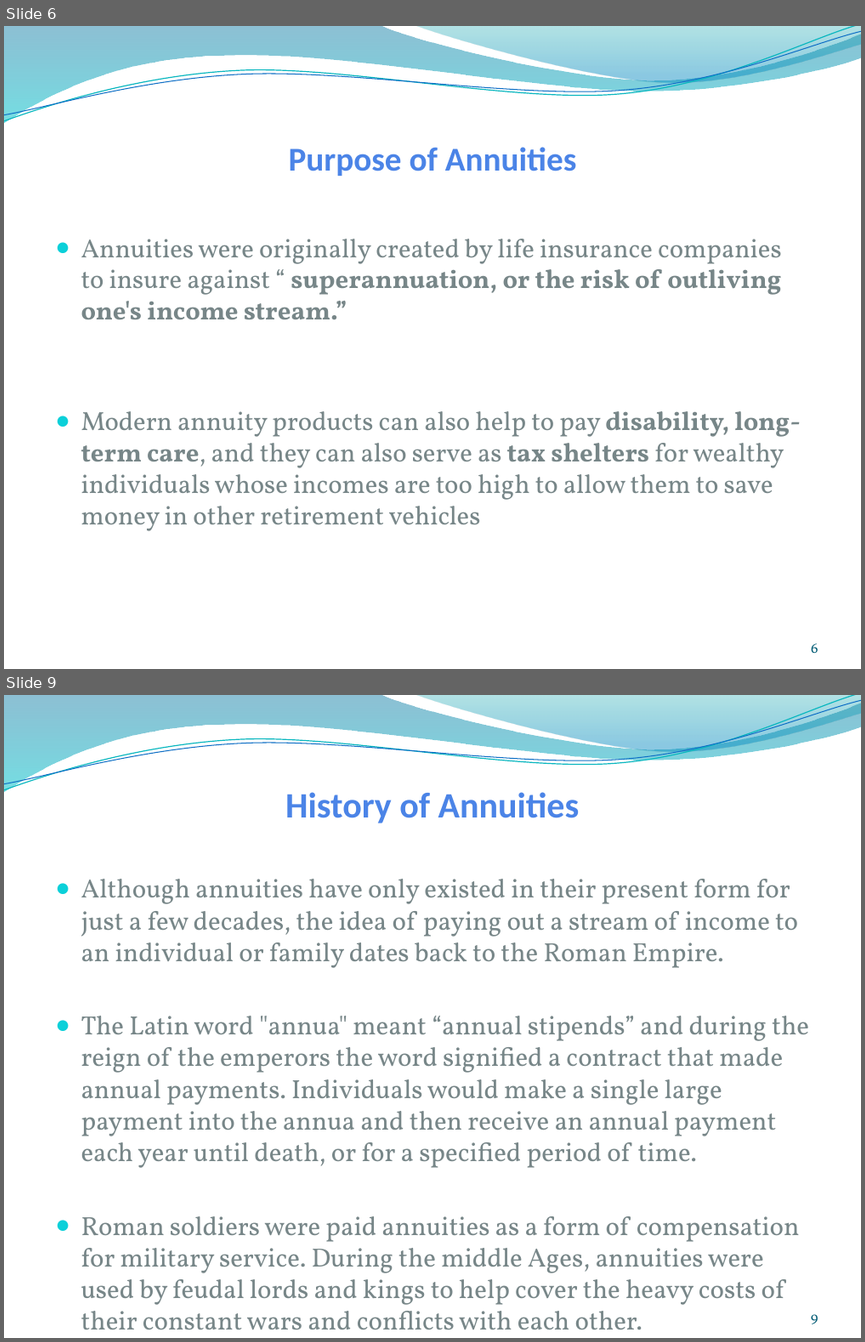
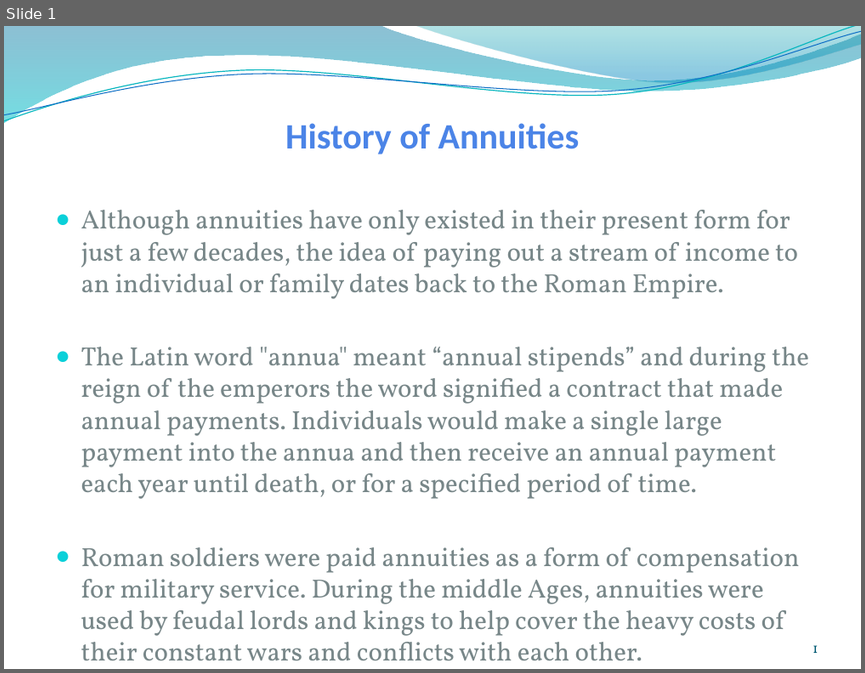
Before and after one commit to chandankrprasad/test, a slide deck: Annuities Sessions/Annuities - Session I.pptx. Shown one above the other, each under a label of ours: slides 6 and 9 before the commit, slide 1 after it; the slides between them are not shown. The pictures are 865x1342 and 865x673 pixels, drawn with LibreOffice and Linux fonts; fonts in the diff are those of the drawing; background and template pictures are left out. Boxes give left, top, right and bottom in pixels: in the first picture for what was removed or moved away, otherwise in the second. Text is boxed around its words. In the diff, an @@ line names an element or a change of style, - is before the commit and + after.

```diff
--- a/Annuities Sessions/Annuities - Session I.pptx
+++ b/Annuities Sessions/Annuities - Session I.pptx
@@ slide 6 removed at bbox=[4, 26, 861, 669], background picture (left out); not listed: 4 template elements that a slide beside it also shows @@
@@ title removed at bbox=[289, 147, 577, 176] @@
-Purpose of Annuities
@@ text removed at bbox=[81, 238, 800, 531] @@
-● Annuities were originally created by life insurance companies to insure against “ superannuation, or the risk of outliving one's income stream.”
-● Modern annuity products can also help to pay disability, long-term care, and they can also serve as tax shelters for wealthy individuals whose incomes are too high to allow them to save money in other retirement vehicles
@@ page number removed at bbox=[811, 643, 817, 652] @@
-6
@@ what was slide 9 is now slide 1 @@
@@ page number at bbox=[812, 645, 818, 652]: text changed @@
-9
+1
```
Also in this commit, not shown: 7 other slides removed.
